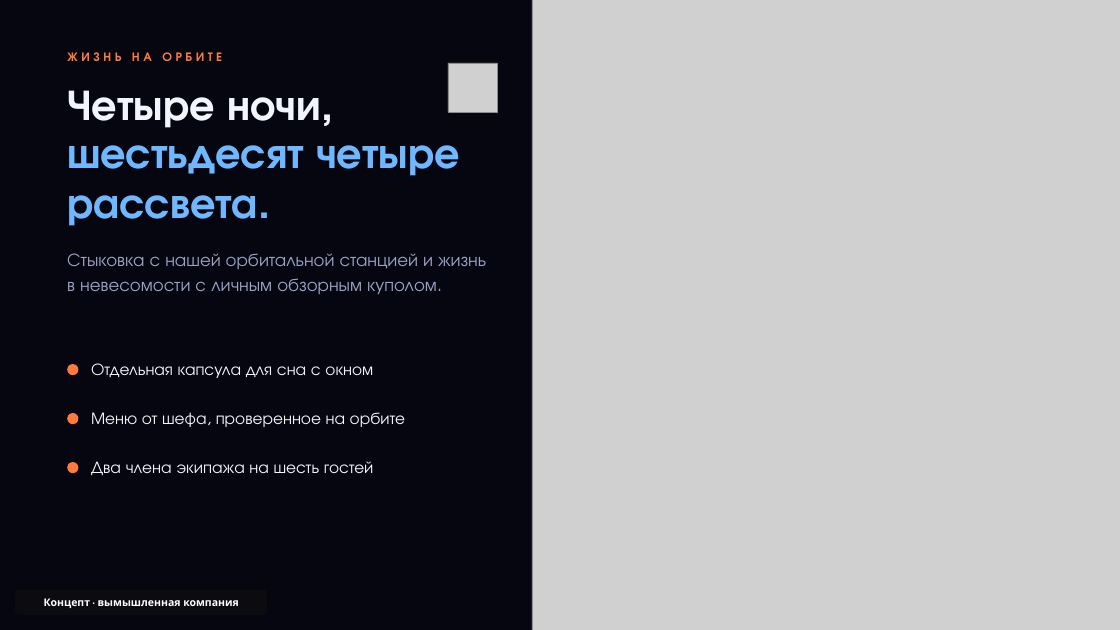
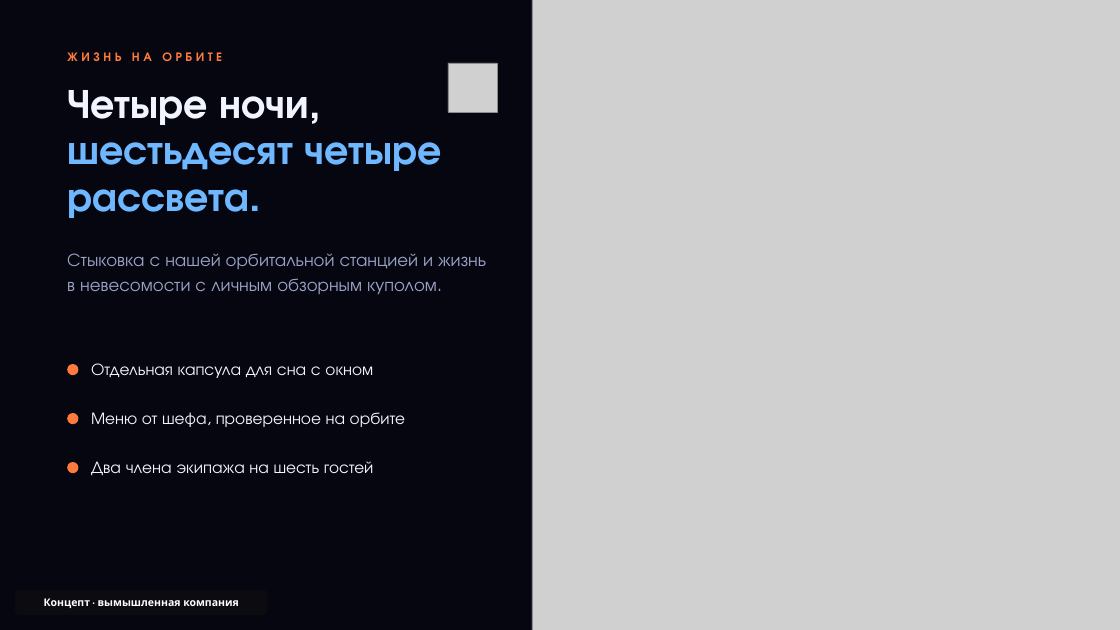
Before and after one commit to nikitakustov123/education-decks, a slide deck: slide 4 of ru/pptx/01-orbit-lines.pptx. Drawn at 1120x630 pixels with LibreOffice and Linux fonts; fonts in the diff are those of the drawing; grey boxes stand for pictures; background and template pictures are left out. Boxes give left, top, right and bottom in pixels: in the first picture for what was removed or moved away, otherwise in the second. Text is boxed around its words. In the diff, an @@ line names an element or a change of style, - is before the commit and + after.

```diff
--- a/ru/pptx/01-orbit-lines.pptx
+++ b/ru/pptx/01-orbit-lines.pptx
@@ text "Четыре ночи, шестьдесят четыре рассвета." at (67,90,442,218): size 37.2 to 35.5 pt @@
```
Also in this commit, not shown: 2 other slides changed, 9 other files.
